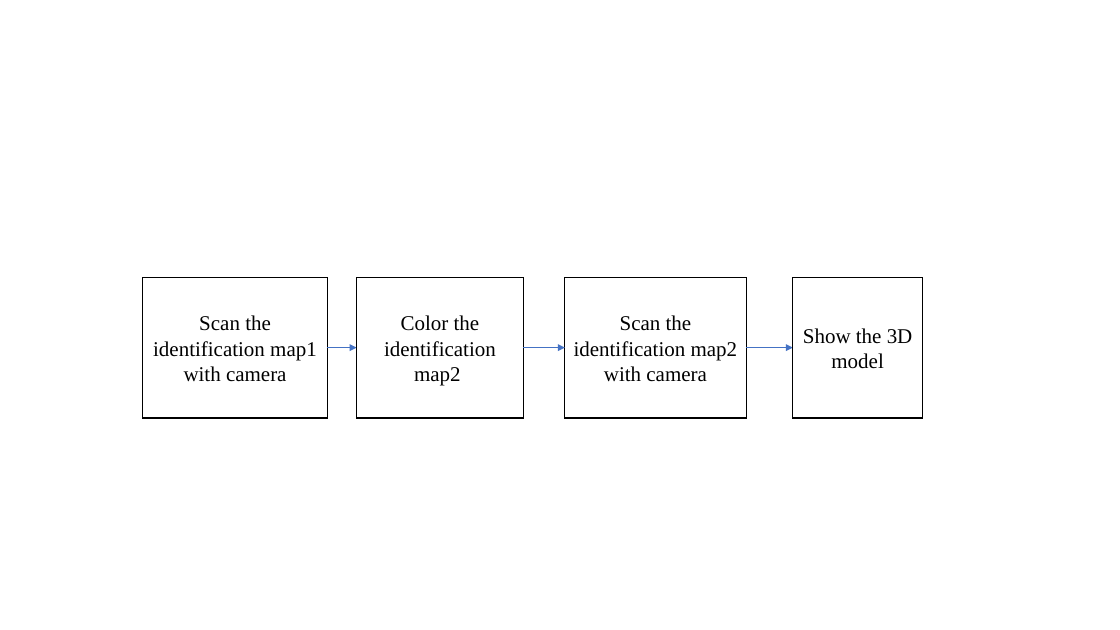
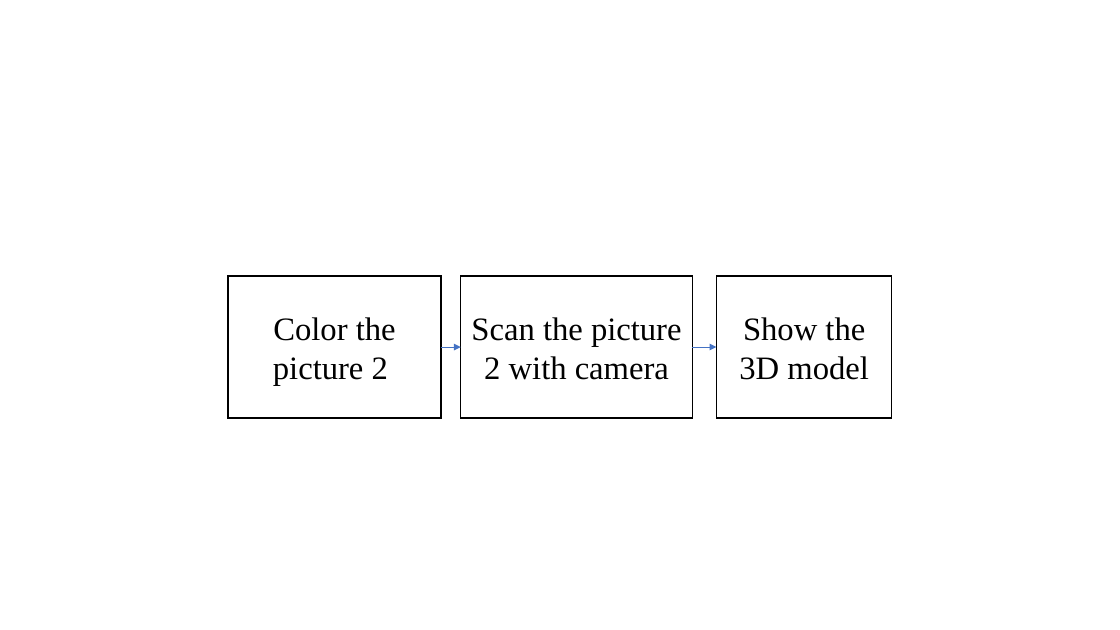
Before and after one commit to duanxiaoyun/ppaperssss, a slide deck: slide 14 of bi_ye_lun_wen/temp files.pptx. Drawn at 1120x630 pixels with LibreOffice and Linux fonts; fonts in the diff are those of the drawing. Boxes give left, top, right and bottom in pixels: in the first picture for what was removed or moved away, otherwise in the second. Text is boxed around its words. In the diff, an @@ line names an element or a change of style, - is before the commit and + after.

```diff
--- a/bi_ye_lun_wen/temp files.pptx
+++ b/bi_ye_lun_wen/temp files.pptx
@@ rectangle removed at [143,277,328,418] @@
-Scan the identification map1 with camera
@@ rectangle "Color the picture 2": place and size @@
-rectangle "Color the picture 2" at [357,277,523,418]
+rectangle "Color the picture 2" at [229,276,441,418]
@@ rectangle "Scan the picture 2 with ...": place and size @@
-rectangle "Scan the picture 2 with ..." at [565,277,746,418]
+rectangle "Scan the picture 2 with ..." at [461,276,693,418]
@@ rectangle "Show the 3D model": place and size @@
-rectangle "Show the 3D model" at [793,277,923,418]
+rectangle "Show the 3D model" at [717,276,892,418]
@@ rectangle "Show the 3D model" at [717,276,892,418]: size 18 to 28 pt @@
@@ text in rectangle at [273,317,396,386]: text changed; size 18 to 28 pt @@
-Color the identification map2
+Color the picture 2
@@ text in rectangle at [471,317,682,380]: text changed; size 18 to 28 pt @@
-Scan the identification map2 with camera
+Scan the picture 2 with camera
@@ arrow removed from (328, 348) to (357, 348) @@
@@ arrow moved from (523, 348) - (565, 348) to (441, 347) - (461, 347) @@
@@ arrow moved from (746, 348) - (793, 348) to (692, 347) - (717, 347) @@
```
Also in this commit, not shown: 7 other slides changed, 7 other files.
